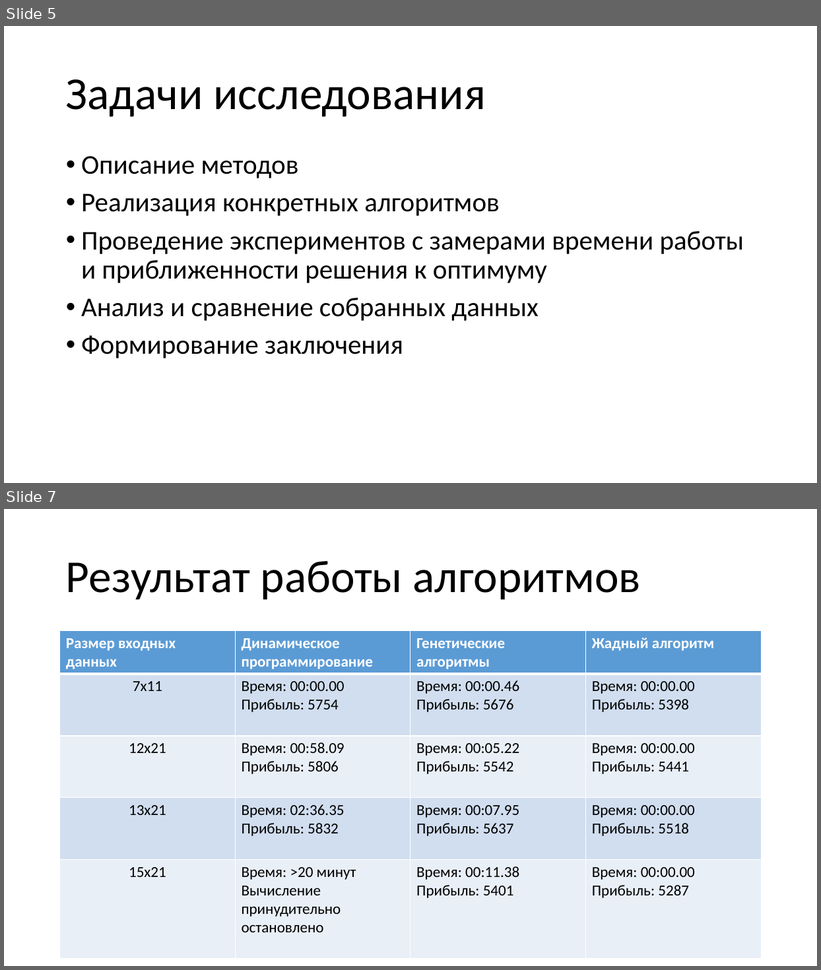
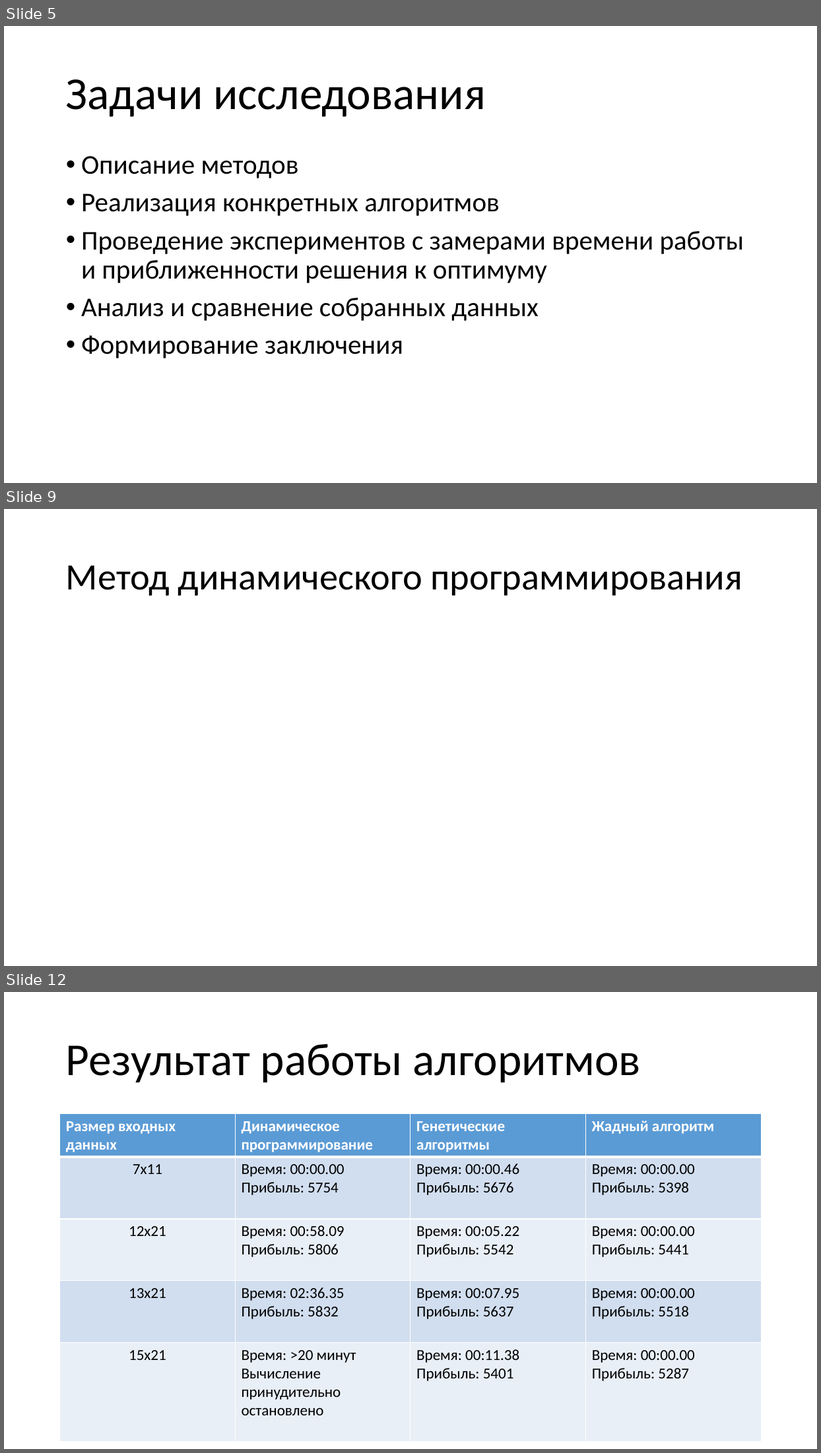
Before and after one commit to Danilews/Backpack, a slide deck: Backpack_plus_remaster/Дипломная работа.pptx. Shown one above the other, each under a label of ours: slides 5 and 7 before the commit, slides 5, 9 and 12 after it; the slides between them are not shown. The pictures are 821x970 and 821x1453 pixels, drawn with LibreOffice and Linux fonts; fonts in the diff are those of the drawing. Boxes give left, top, right and bottom in pixels: in the first picture for what was removed or moved away, otherwise in the second. Text is boxed around its words. In the diff, an @@ line names an element or a change of style, - is before the commit and + after.

```diff
--- a/Backpack_plus_remaster/Дипломная работа.pptx
+++ b/Backpack_plus_remaster/Дипломная работа.pptx
@@ slide 9 added at box(4, 509, 817, 966), background #FFFFFF @@
@@ title added at box(66, 565, 743, 596), 44 pt, text #000000 @@
+Метод динамического программирования
@@ what was slide 7 is now slide 12 @@
```
Also in this commit, not shown: 1 slide changed, 6 other slides added, 1 slide removed, 6 other files.
